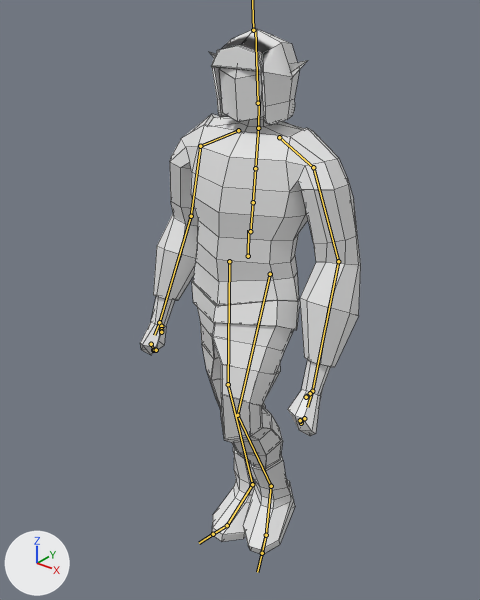
The FBX model RTS Project/Assets/Meshes/LumberjackAnimation/ElfLumberJackWalking.fbx as it was, and as the next commit left it.
Camera for both pictures: a camera (50 mm lens) standing at (3.73, -4.83, 5.95) and looking at (-0.07, -0.08, 3.01). The axes (+X, +Y, +Z) are drawn at lower left. The lights are the same throughout. Both versions are drawn at frame 3 of the action 'mixamo.com'; the numbers are the values there. The bones that bend it are drawn over the model as lines. Mesh edges are drawn as thin lines.

In view in the first picture: 'Body', 'Head', 'LumberJackBoots', 'LumberJackHat', 'LumberJackPants', 'LumberJackShirt'.
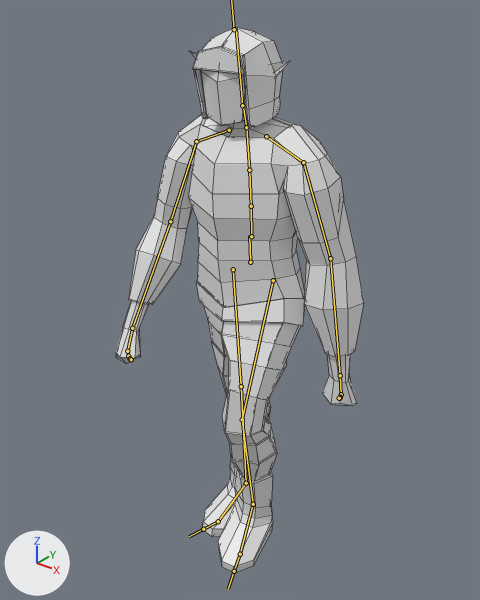
What differs and where, as boxes (x1, y1, x2, y2) in the pictures (480 x 600 px):
'LumberJackShirt', posed (13% wider)
    before: (153, 114, 361, 367)
    after: (129, 115, 364, 357)
'LumberJackPants', posed
    before: (192, 280, 300, 469)
    after: (196, 281, 305, 481)
'LumberJackBoots', posed
    before: (212, 448, 295, 555)
    after: (202, 460, 273, 572)
'LumberJackHat', posed
    before: (211, 28, 299, 125)
    after: (192, 27, 282, 127)
'Body', posed
    before: (140, 116, 331, 436)
    after: (116, 118, 356, 406)
'Head', posed
    before: (210, 52, 308, 122)
    after: (190, 51, 291, 125)
bone 'mixamorig:Hips', root to tip
    before: (248, 256) to (248, 230)
    after: (250, 262) to (249, 235)
bone 'mixamorig:Spine', root to tip
    before: (250, 231) to (253, 202)
    after: (251, 236) to (251, 206)
bone 'mixamorig:Spine1', root to tip
    before: (253, 202) to (255, 168)
    after: (251, 206) to (249, 170)
bone 'mixamorig:Spine2', root to tip
    before: (255, 168) to (258, 126)
    after: (249, 170) to (246, 126)
bone 'mixamorig:Neck', root to tip
    before: (258, 128) to (259, 103)
    after: (246, 127) to (243, 105)
bone 'mixamorig:Head', root to tip
    before: (258, 103) to (255, 29)
    after: (242, 105) to (236, 28)
bone 'mixamorig:LeftShoulder', root to tip
    before: (279, 137) to (313, 167)
    after: (266, 136) to (303, 162)
bone 'mixamorig:LeftArm', root to tip
    before: (313, 167) to (338, 261)
    after: (303, 162) to (330, 258)
bone 'mixamorig:LeftForeArm', root to tip
    before: (338, 261) to (312, 391)
    after: (330, 258) to (340, 375)
bone 'mixamorig:LeftHand', root to tip
    before: (312, 391) to (307, 407)
    after: (340, 375) to (341, 394)
bone 'mixamorig:LeftHandIndex1', root to tip
    before: (304, 418) to (301, 422)
    after: (341, 394) to (340, 397)
bone 'mixamorig:LeftHandIndex2', root to tip
    before: (301, 423) to (300, 421)
    after: (340, 397) to (341, 397)
bone 'mixamorig:LeftHandIndex3', root to tip
    before: (300, 421) to (300, 420)
    after: (339, 398) to (339, 397)
bone 'mixamorig:RightShoulder', root to tip
    before: (238, 130) to (200, 146)
    after: (229, 130) to (196, 141)
bone 'mixamorig:RightArm', root to tip
    before: (200, 146) to (191, 216)
    after: (196, 141) to (170, 221)
bone 'mixamorig:RightForeArm', root to tip
    before: (191, 216) to (159, 322)
    after: (170, 221) to (132, 328)
bone 'mixamorig:RightHand', root to tip
    before: (159, 322) to (154, 335)
    after: (132, 328) to (127, 351)
bone 'mixamorig:RightHandIndex1', root to tip
    before: (151, 344) to (154, 350)
    after: (127, 351) to (128, 356)
bone 'mixamorig:RightHandIndex2', root to tip
    before: (153, 350) to (154, 350)
    after: (128, 356) to (130, 357)
bone 'mixamorig:RightHandIndex3', root to tip
    before: (154, 350) to (156, 350)
    after: (130, 358) to (131, 359)
bone 'mixamorig:LeftUpLeg', root to tip
    before: (270, 274) to (237, 415)
    after: (273, 280) to (242, 419)
bone 'mixamorig:LeftLeg', root to tip
    before: (237, 415) to (271, 486)
    after: (242, 419) to (253, 504)
bone 'mixamorig:RightUpLeg', root to tip
    before: (229, 261) to (228, 384)
    after: (233, 269) to (241, 386)
bone 'mixamorig:RightLeg', root to tip
    before: (228, 384) to (252, 484)
    after: (241, 386) to (246, 483)
bone 'mixamorig:RightFoot', root to tip
    before: (252, 484) to (227, 525)
    after: (246, 483) to (218, 521)

The edits, one by one:
Bone 'mixamorig:Hips' (bone_mixamorig_hips) moves from (-2.0, 11.0, -10.0) to (0.0, 14.0, -9.0).
Bone 'mixamorig:Hips' (bone_mixamorig_hips) turns from (41, -88, -40) to (-43, -88, 46) degrees about its own x, y and z.
Bone 'mixamorig:Spine' (bone_mixamorig_spine) turns from (0, 1, 0) to (6, 0, -2) degrees about its own x, y and z.
Bone 'mixamorig:Spine1' (bone_mixamorig_spine1) turns from (0, 1, 0) to (2, -2, 0) degrees about its own x, y and z.
Bone 'mixamorig:Spine2' (bone_mixamorig_spine2) turns from (0, 1, 0) to (2, -2, 0) degrees about its own x, y and z.
Bone 'mixamorig:Neck' (bone_mixamorig_neck) turns from (1, -1, 0) to (0, 2, 0) degrees about its own x, y and z.
Bone 'mixamorig:Head' (bone_mixamorig_head) turns from (2, -3, 1) to (-3, 3, -2) degrees about its own x, y and z.
Bone 'mixamorig:LeftShoulder' (bone_mixamorig_leftshoulder) turns from (11, 4, 12) to (8, 2, 7) degrees about its own x, y and z.
Bone 'mixamorig:LeftArm' (bone_mixamorig_leftarm) turns from (29, -6, -13) to (38, 20, 9) degrees about its own x, y and z.
Bone 'mixamorig:LeftForeArm' (bone_mixamorig_leftforearm) turns from (9, 18, 30) to (-6, 1, 13) degrees about its own x, y and z.
Bone 'mixamorig:LeftHand' (bone_mixamorig_lefthand) turns from (-16, 19, -24) to (3, 2, -4) degrees about its own x, y and z.
Bone 'mixamorig:LeftHandIndex1' (bone_mixamorig_lefthandindex1) turns from (-20, 15, 32) to (-21, 5, 16) degrees about its own x, y and z.
Bone 'mixamorig:LeftHandIndex2' (bone_mixamorig_lefthandindex2) turns from (10, -37, 71) to (30, 3, 2) degrees about its own x, y and z.
Bone 'mixamorig:LeftHandIndex3' (bone_mixamorig_lefthandindex3) turns from (-18, 0, 3) to (15, 9, 28) degrees about its own x, y and z.
Bone 'mixamorig:RightShoulder' (bone_mixamorig_rightshoulder) turns from (11, -4, -6) to (9, -2, -3) degrees about its own x, y and z.
Bone 'mixamorig:RightArm' (bone_mixamorig_rightarm) turns from (30, 10, 25) to (28, -15, -23) degrees about its own x, y and z.
Bone 'mixamorig:RightForeArm' (bone_mixamorig_rightforearm) turns from (14, -11, -34) to (-4, -3, -28) degrees about its own x, y and z.
Bone 'mixamorig:RightHand' (bone_mixamorig_righthand) turns from (1, -25, 16) to (-3, 2, 4) degrees about its own x, y and z.
Bone 'mixamorig:RightHandIndex1' (bone_mixamorig_righthandindex1) turns from (-21, -20, -41) to (-35, -11, -18) degrees about its own x, y and z.
Bone 'mixamorig:RightHandIndex2' (bone_mixamorig_righthandindex2) turns from (56, 43, -26) to (44, 7, -33) degrees about its own x, y and z.
Bone 'mixamorig:RightHandIndex3' (bone_mixamorig_righthandindex3) turns from (-34, 4, -8) to (2, 9, 13) degrees about its own x, y and z.
Bone 'mixamorig:LeftUpLeg' (bone_mixamorig_leftupleg) turns from (34, -8, 0) to (35, -9, -5) degrees about its own x, y and z.
Bone 'mixamorig:LeftLeg' (bone_mixamorig_leftleg) turns from (-60, -1, 1) to (-49, 0, -4) degrees about its own x, y and z.
Bone 'mixamorig:RightUpLeg' (bone_mixamorig_rightupleg) turns from (10, 8, 6) to (6, 7, 4) degrees about its own x, y and z.
Bone 'mixamorig:RightLeg' (bone_mixamorig_rightleg) turns from (-21, -8, 3) to (-9, -5, -4) degrees about its own x, y and z.
Bone 'mixamorig:RightFoot' (bone_mixamorig_rightfoot) turns from (10, -4, -3) to (8, 0, 0) degrees about its own x, y and z.
